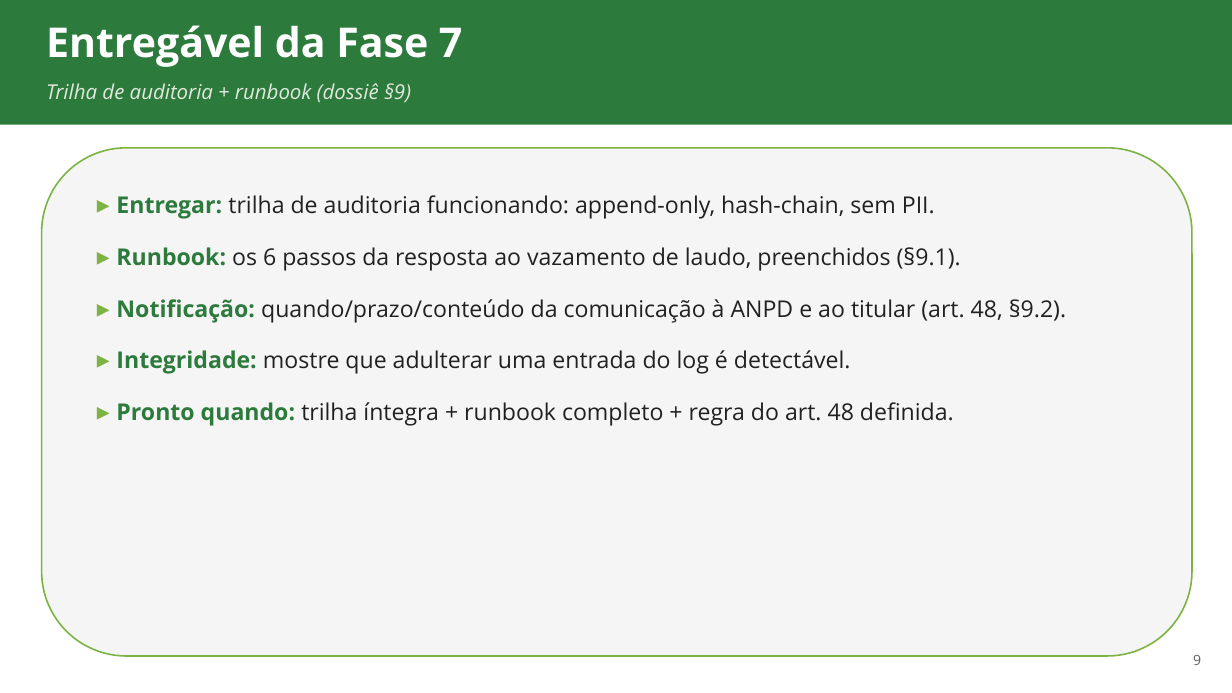
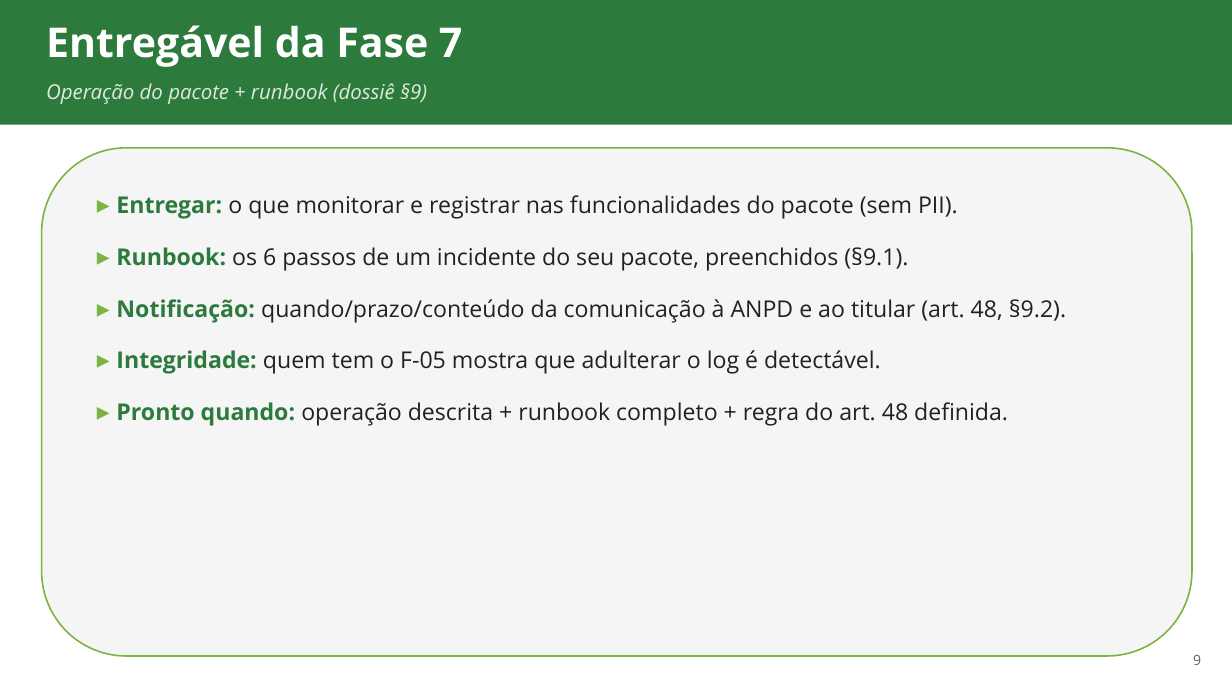
Before and after one commit to ads-sapucaia-ssc/SSC, a slide deck: slide 9 of aulas/aula-09-operacao-incidentes.pptx. Drawn at 1232x693 pixels with LibreOffice and Linux fonts; fonts in the diff are those of the drawing. Boxes give left, top, right and bottom in pixels: in the first picture for what was removed or moved away, otherwise in the second. Text is boxed around its words. In the diff, an @@ line names an element or a change of style, - is before the commit and + after.

```diff
--- a/aulas/aula-09-operacao-incidentes.pptx
+++ b/aulas/aula-09-operacao-incidentes.pptx
@@ text at bbox=[46, 83, 427, 104]: text changed @@
-Trilha de auditoria + runbook (dossiê §9)
+Operação do pacote + runbook (dossiê §9)
@@ text at bbox=[116, 195, 958, 271]: text changed @@
-▸ Entregar: trilha de auditoria funcionando: append-only, hash-chain, sem PII.
-▸ Runbook: os 6 passos da resposta ao vazamento de laudo, preenchidos (§9.1).
+▸ Entregar: o que monitorar e registrar nas funcionalidades do pacote (sem PII).
+▸ Runbook: os 6 passos de um incidente do seu pacote, preenchidos (§9.1).
@@ text at bbox=[116, 350, 1008, 426]: text changed @@
-▸ Integridade: mostre que adulterar uma entrada do log é detectável.
-▸ Pronto quando: trilha íntegra + runbook completo + regra do art. 48 definida.
+▸ Integridade: quem tem o F-05 mostra que adulterar o log é detectável.
+▸ Pronto quando: operação descrita + runbook completo + regra do art. 48 definida.
```
Also in this commit, not shown: 15 other files.
